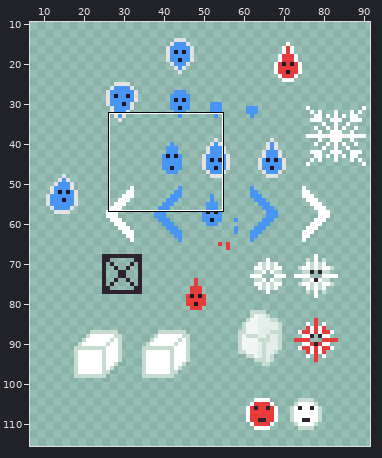
File history of a pixel-art file, Assets/Sprites/MainCharacter/Goutte.aseprite. Above: a wide view before the commit, with the close-up outlined.
Close-up. First the earlier version:
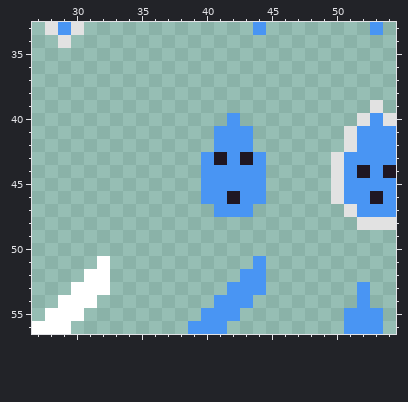
92x256 pixels, 1 frame. Shown: x 27..54, y 33..56. The wide view leaves out empty margins. The commit also changed other parts of the picture, which this record leaves out.
And afterwards:
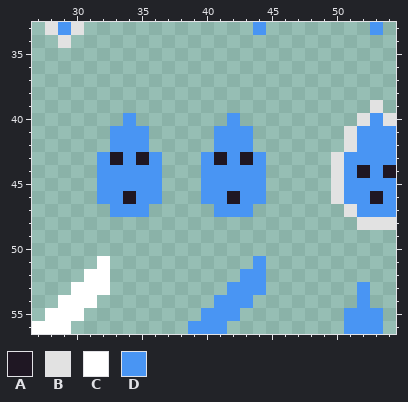
Palette (. is transparent): A #1f1723  B #e2e2e2  C #ffffff  D #4995f3
Difference:
@@ x 30..38 @@
 39 .........
-40 .........
-41 .........
-42 .........
-43 .........
-44 .........
-45 .........
-46 .........
-47 .........
+40 ....D....
+41 ...DDD...
+42 ...DDD...
+43 ..DADAD..
+44 ..DDDDD..
+45 ..DDDDD..
+46 ..DDADD..
+47 ...DDD...
 48 .........
